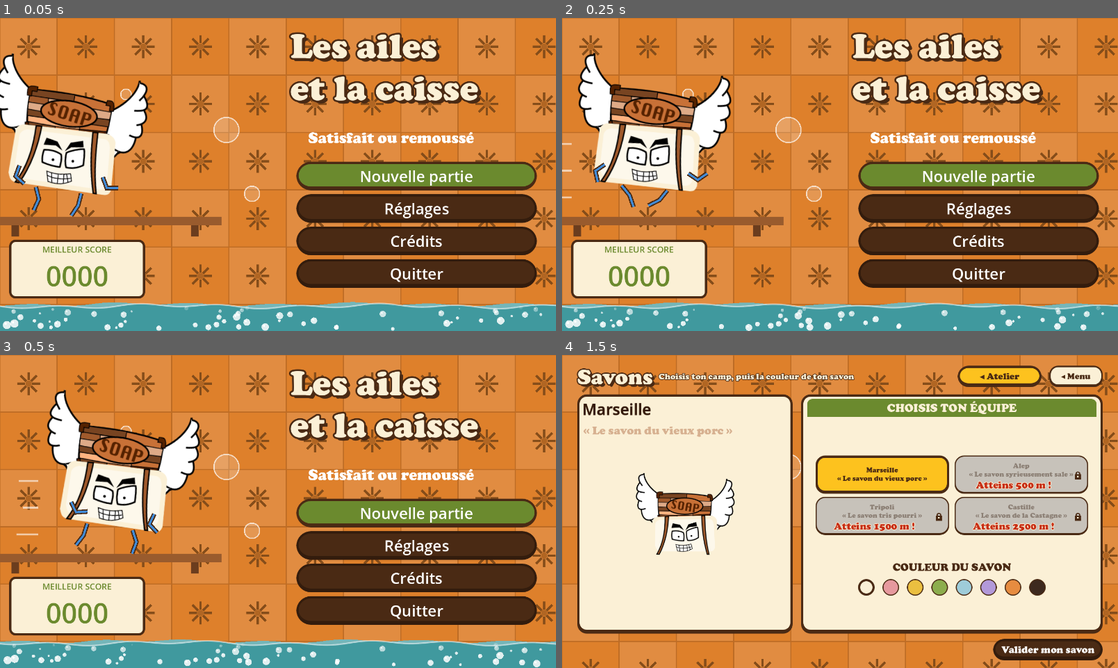
Above: before the commit, frames 1-4 (two rows, left to right).
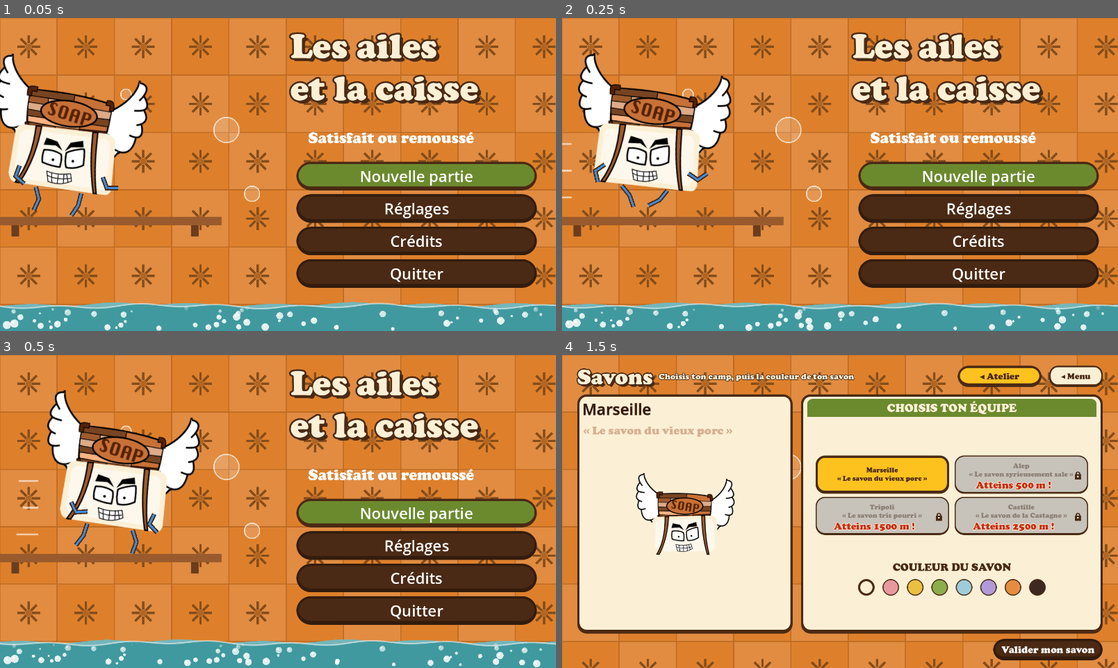
Above: after the commit, the same moments.

Repository: atostivint/LesAilesEtLaCaisse
Game: Godot game, scene res://Mathilde/main_menu.tscn
Two runs of this game, one before a commit and one after it. Both use one fixed random seed, a clock stepped at 60 frames per second and the inputs below. Sound files missing from this copy of the repository are replaced by a short silence.
Inputs:
- Up to frame 1 (0.05 s): no input
- Up to frame 2 (0.25 s): no input
- Up to frame 3 (0.5 s): no input
- Up to frame 4 (1.5 s): click "Nouvelle partie" at 0.5 s; click "Nouvelle partie" at 1.25 s

The runs differ from the first frame. In frame 1, 4.6% of the frame differs, in the area x 1-27%, y 70-90%; in frame 2, 4.6%; in frame 3, 4.6%; in frame 4, nothing differs.

Commit message:
Menu : retire la carte Meilleur score
Co-Authored-By: Claude Haiku 5.5 <noreply@anthropic.com>

Diff:
--- a/Mathilde/main_menu.tscn
+++ b/Mathilde/main_menu.tscn
@@ -235,31 +235,7 @@
 theme_override_styles/focus = SubResource("btn_marron")
 text = "Quitter"
 
-[node name="Score" type="PanelContainer" parent="."]
-layout_mode = 0
-offset_left = 24.0
-offset_top = 580.0
-offset_right = 380.0
-offset_bottom = 730.0
-theme_override_styles/panel = SubResource("score_panel")
-
-[node name="Contenu" type="VBoxContainer" parent="Score"]
-layout_mode = 2
-alignment = 1
-
-[node name="Titre" type="Label" parent="Score/Contenu"]
-layout_mode = 2
-theme_override_colors/font_color = Color(0.42, 0.54, 0.18, 1)
-theme_override_font_sizes/font_size = 22
-text = "MEILLEUR SCORE"
-horizontal_alignment = 1
-
-[node name="Valeur" type="Label" parent="Score/Contenu"]
-layout_mode = 2
-theme_override_colors/font_color = Color(0.42, 0.54, 0.18, 1)
-theme_override_font_sizes/font_size = 72
-text = "0000"
-horizontal_alignment = 1
+
 
 [connection signal="pressed" from="Boutons/Jouer" to="." method="_on_jouer_pressed"]
 [connection signal="pressed" from="Boutons/Continuer" to="." method="_on_continuer_pressed"]
